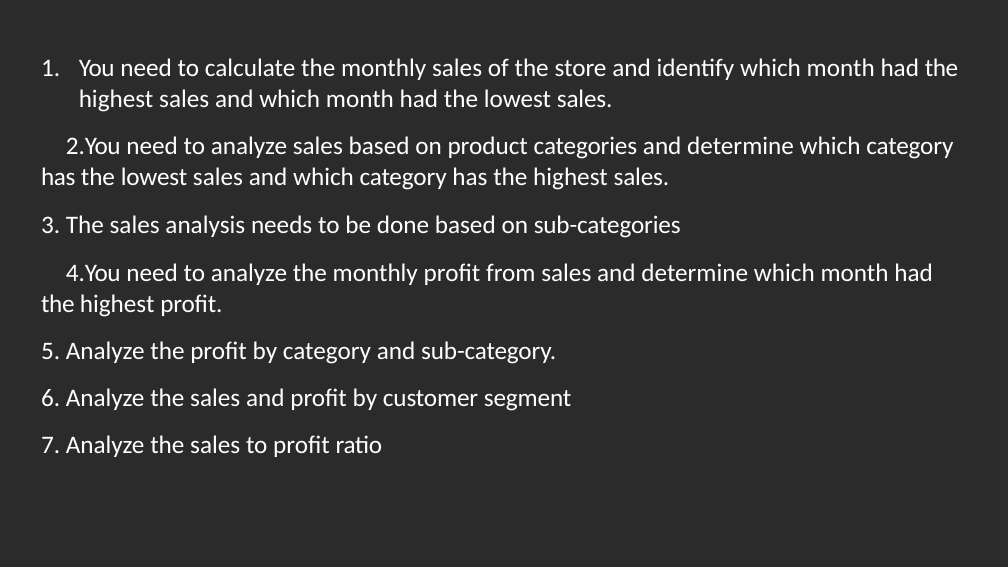
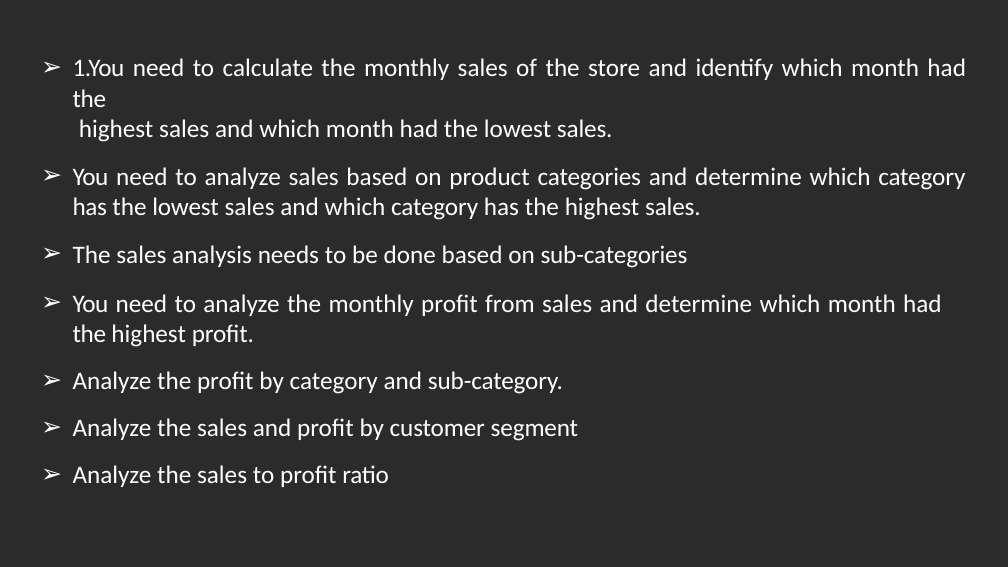
Before and after one commit to navnathdeshmukh45/E-Commerce-Sales-Analysis, a slide deck: slide 4 of Data Analysis with Python.pptx. Drawn at 1008x567 pixels with LibreOffice and Linux fonts; fonts in the diff are those of the drawing; background and template pictures are left out; a plain dark background stands for a picture behind light text. Boxes give left, top, right and bottom in pixels: in the first picture for what was removed or moved away, otherwise in the second. Text is boxed around its words. In the diff, an @@ line names an element or a change of style, - is before the commit and + after.

```diff
--- a/Data Analysis with Python.pptx
+++ b/Data Analysis with Python.pptx
@@ text at (73, 58, 966, 107): text changed @@
-1. You need to calculate the monthly sales of the store and identify which month had the
+➢ 1.You need to calculate the monthly sales of the store and identify which month had the
@@ text at (73, 119, 965, 487): alignment left to justified; bullet 1. to ➢ @@
```
Also in this commit, not shown: 1 other slide changed, 2 other files.
